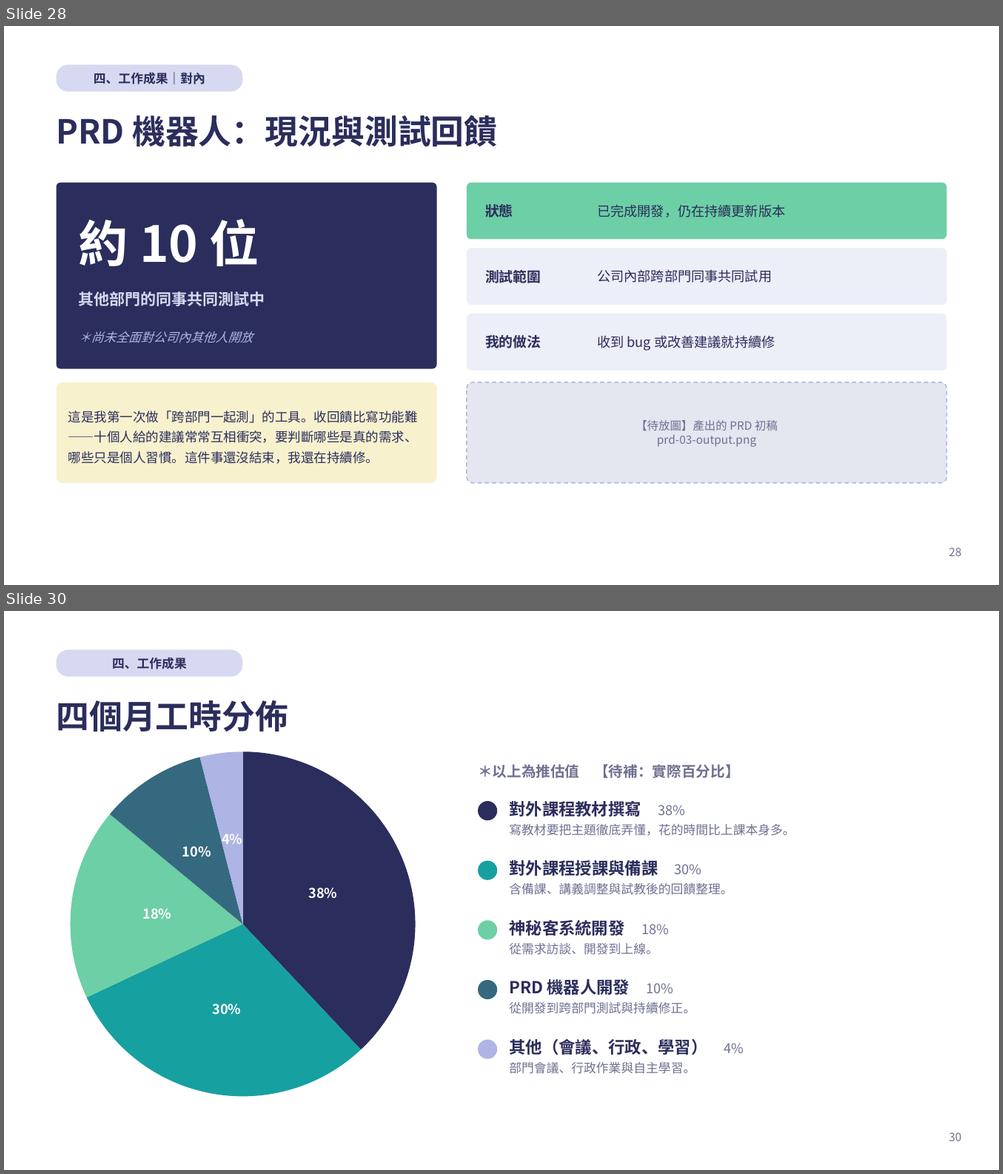
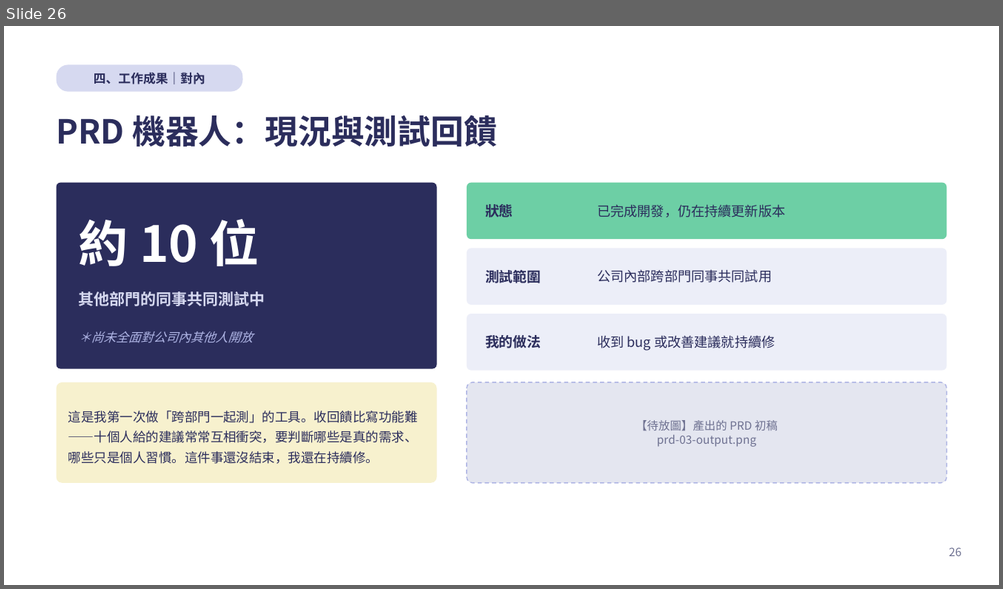
Before and after one commit to kirihuang-bit/freshman-report, a slide deck: 黃家朗新人報告.pptx. Shown one above the other, each under a label of ours: slides 28 and 30 before the commit, slide 26 after it; the slides between them are not shown. The pictures are 1003x1174 and 1003x589 pixels, drawn with LibreOffice and Linux fonts; fonts in the diff are those of the drawing. Boxes give left, top, right and bottom in pixels: in the first picture for what was removed or moved away, otherwise in the second. Text is boxed around its words. In the diff, an @@ line names an element or a change of style, - is before the commit and + after.

```diff
--- a/黃家朗新人報告.pptx
+++ b/黃家朗新人報告.pptx
@@ slide 30 removed at [4,611,999,1170], background #FFFFFF @@
@@ rounded rectangle removed at [57,649,243,677] @@
-四、工作成果
@@ text removed at [57,701,289,732] @@
-四個月工時分佈
@@ pie chart removed at [37,741,448,1107] @@
-categories: 對外課程教材撰寫, 對外課程授課與備課, 神秘客系統開發, PRD 機器人開發, 其他（會議、行政、學習）
-Series 1: 38, 30, 18, 10, 4
@@ text removed at [478,764,740,778] @@
-＊以上為推估值 【待補：實際百分比】
@@ ellipse removed at [478,801,497,820] @@
@@ text removed at [509,801,685,817] @@
-對外課程教材撰寫 38%
@@ text removed at [509,824,794,836] @@
-寫教材要把主題徹底弄懂，花的時間比上課本身多。
@@ ellipse removed at [478,861,497,880] @@
@@ text removed at [509,860,702,876] @@
-對外課程授課與備課 30%
@@ text removed at [509,883,732,895] @@
-含備課、講義調整與試教後的回饋整理。
@@ ellipse removed at [478,920,497,940] @@
@@ text removed at [509,920,669,936] @@
-神秘客系統開發 18%
@@ text removed at [509,943,657,955] @@
-從需求訪談、開發到上線。
@@ ellipse removed at [478,980,497,999] @@
@@ text removed at [509,980,674,995] @@
-PRD 機器人開發 10%
@@ text removed at [509,1002,695,1014] @@
-從開發到跨部門測試與持續修正。
@@ ellipse removed at [478,1040,497,1059] @@
@@ text removed at [509,1039,744,1055] @@
-其他（會議、行政、學習） 4%
@@ text removed at [509,1062,695,1074] @@
-部門會議、行政作業與自主學習。
@@ text removed at [948,1133,961,1142] @@
-30
@@ what was slide 28 is now slide 26 @@
```
Also in this commit, not shown: 13 slides changed, 3 other slides removed, 3 other files.
